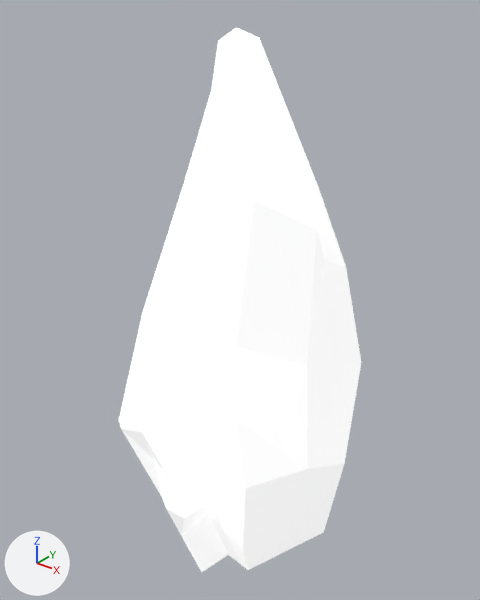
A saved change to the glTF model public/siege/scifi/desert_SM_Env_Rocks_Spikey_05.gltf.
Both versions are drawn from a camera (50 mm lens) standing at (1.279, -1.575, 1.888) and looking at (-0.005, 0.03, 0.893). The axes (+X, +Y, +Z) are drawn at lower left. The lights are the same throughout. The older version comes first. Where no turn or scale is listed for an object, it has been applied to the vertices.

Objects in the first picture: 'SM_Env_Rocks_Spikey_05'.
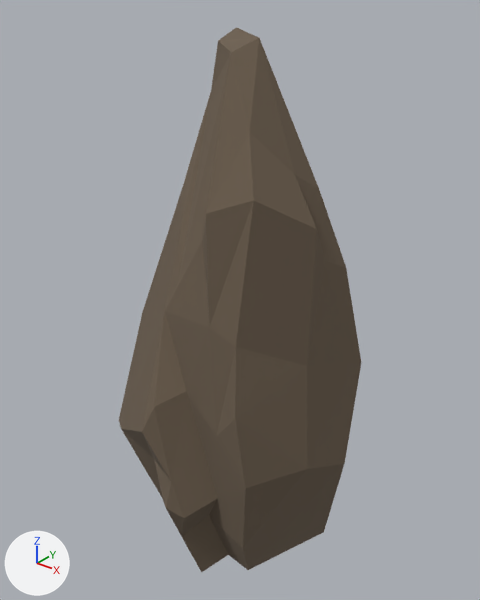
The change in detail:
Picture 'PolygonNatureBiomesS2_AridDesert_Texture_01' (img_polygonnaturebiomess2_ariddesert_texture_01) is new.
In material 'MAT_01A' (mat_mat_01a), base_color is no longer (1.0, 1.0, 1.0), white #ffffff.
In material 'MAT_01A' (mat_mat_01a), texture is now set to img_polygonnaturebiomess2_ariddesert_texture_01.
In material 'MAT_01A' (mat_mat_01a), emission_strength is no longer 0.5.

Changed parts and their boxes (x1, y1, x2, y2) in the pictures (480 x 600 px):
'SM_Env_Rocks_Spikey_05', surface changed (white to brown)
    both: (119, 27, 361, 572)
